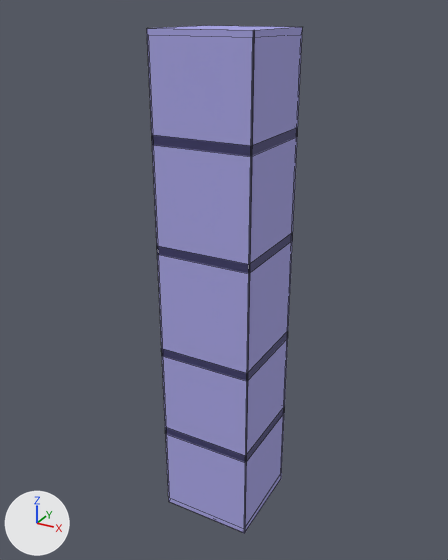
What one commit did to the Blender file robert_gazebo/cad/bookcase.blend.
Both versions are drawn from a 50 mm camera at (5.6, -10.11, 6.24) aimed at (-0.08, 0.23, 1.07). The lights are fixed; the arrows at lower left show +X, +Y and +Z. Mesh edges are drawn as thin lines.

Before the edit, the objects in view are built like this:
```python
ob_cube = bpy.data.objects.new('Cube', me_cube)
ob_cube.location = (0.0, 0.0, 0.0)
ob_cube.scale = (1.0, 1.0, 5.15)
```
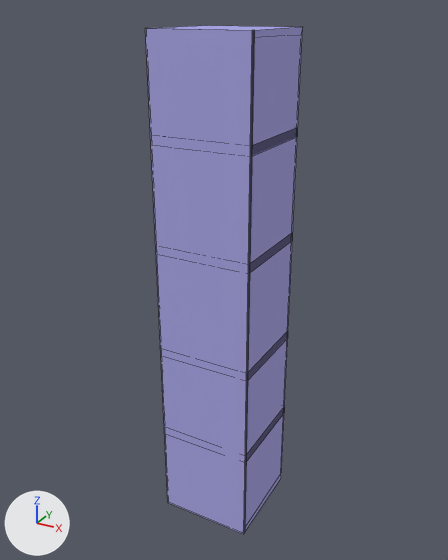
Commit message: improved back wall of bookcase

Patch to the scene script:
```diff
--- a/robert_gazebo/cad/bookcase.blend.py
+++ b/robert_gazebo/cad/bookcase.blend.py
@@ me_cube @@
 me_cube.from_pydata(...)  # 488 vertices, 278 faces; spans x -0.98..1.02, y -0.85..1.15, z -0.85..1.15
 # used by ob_cube; location = (0.0, 0.0, 0.0); scale = (1.0, 1.0, 5.15)
+# me_cube part 1: the loose piece of 4 vertices spanning x -0.98..1.02, y -0.8, z -0.85..1.15 is copied, and the copy is moved by (0.0, -0.05, 0.0); it spans x -0.98..1.02, y -0.85, z -0.85..1.15
 me_cube.materials.append(mat_material_024)
```

Location of each change, [x1, y1, x2, y2] in pixels of the pictures (448 x 560 px):
'Cube', reshaped: before [147, 25, 303, 533]; after [145, 25, 303, 534]
part 1 of me_cube, added (blue): after [145, 28, 253, 534]
